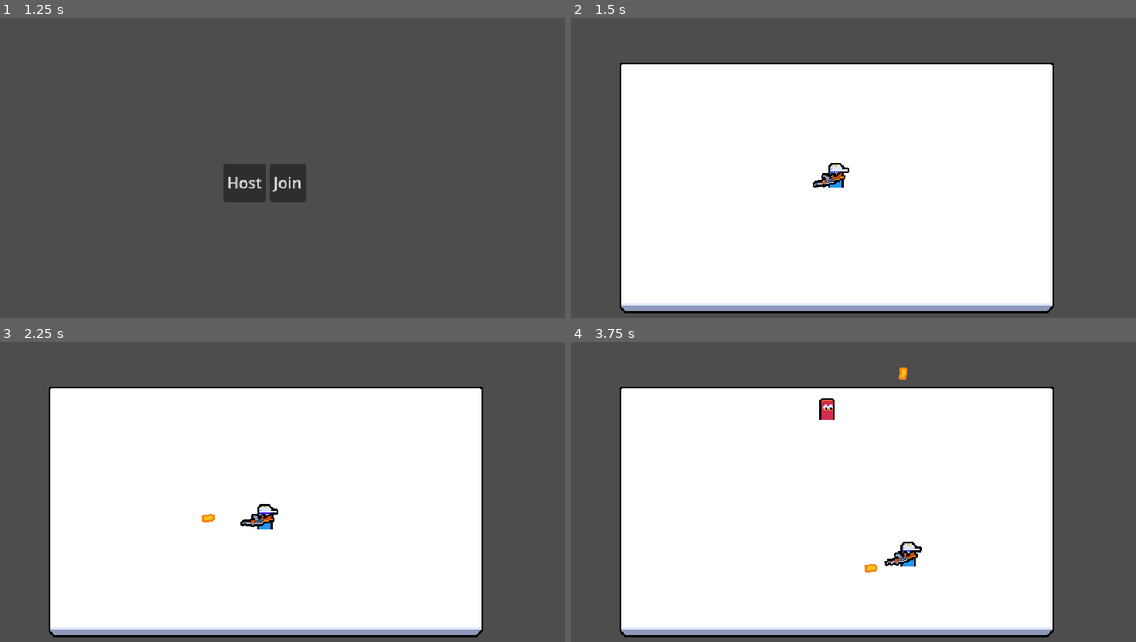
Above: before the commit, frames 1-4 (two rows, left to right).
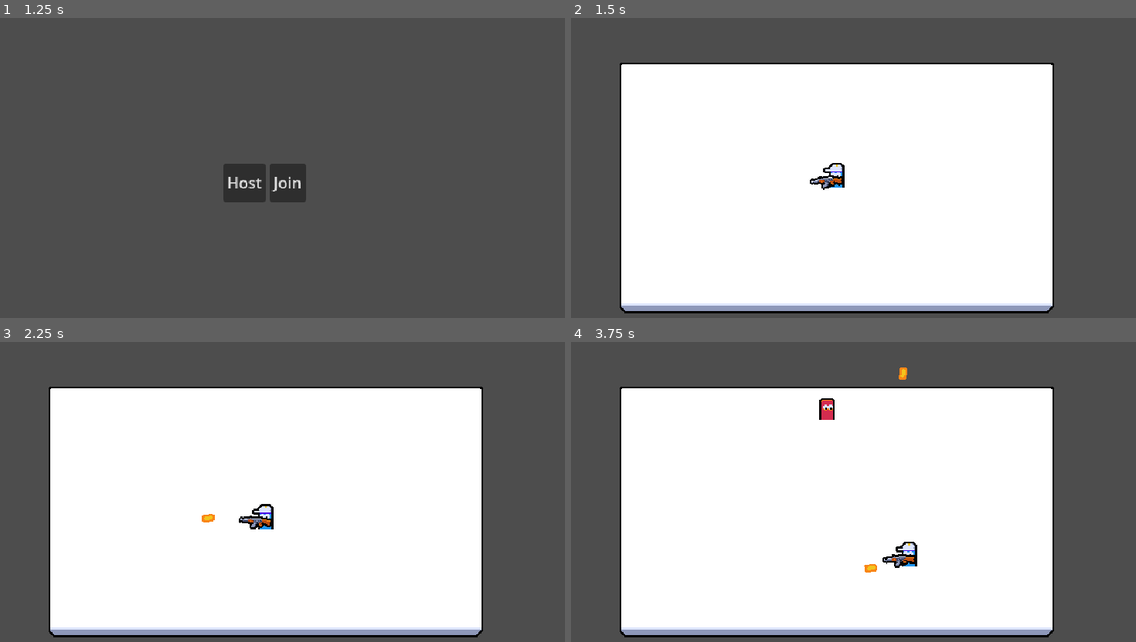
Above: after the commit, the same moments.

Repository: bartoszcholewa/2d-multiplayer-course
Game: Godot game, scene res://ui/main_menu/main_menu.tscn
Two runs of this game, one before a commit and one after it. Both use one fixed random seed, a clock stepped at 60 frames per second and the inputs below.
Inputs (mouse positions are in pixels of both pictures, inside the frame that each line leads up to):
- Up to frame 1 (1.25 s): tap Enter at 0.5 s; move the mouse to (401, 165) at 0.52 s; press the mouse at (401, 165) at 0.53 s; hold D (move_right) from 0.53 s (still down)
- Up to frame 2 (1.5 s): release D (move_right) at 1.25 s; release the mouse at (972, 165) at 1.25 s; click "Host" at 1.25 s
- Up to frame 3 (2.25 s): tap Space at 2 s; move the mouse to (141, 525) at 2.02 s; hold S (move_down) from 2.03 s (still down); click (141, 525) at 2.1 s
- Up to frame 4 (3.75 s): move the mouse to (898, 432) at 2.77 s; release S (move_down) at 2.78 s; press the mouse at (898, 432) at 2.78 s; hold D (move_right) 2.78-3.53 s; move the mouse to (808, 576) at 3.52 s; release the mouse at (808, 576) at 3.53 s; hold W (move_up) from 3.53 s (still down); click (808, 576) at 3.6 s

Frame 1 is identical in both runs. In frame 2, 0.3% of the frame differs, in the area x 42-50%, y 48-58%; in frame 3, 0.2%; in frame 4, 0.3%.

Commit message:
Lesson 29 - Rotation and Flipping player

Diff:
--- a/entities/player/player.gd
+++ b/entities/player/player.gd
@@ -2,9 +2,10 @@
 extends CharacterBody2D
 
 @onready var player_input_synchronizer_component: PlayerInputSynchronizerComponent = $PlayerInputSynchronizerComponent
-@onready var weapon_root: Node2D = $WeaponRoot
+@onready var weapon_root: Node2D = $Visuals/WeaponRoot
 @onready var fire_rate_timer: Timer = $FireRateTimer
 @onready var health_component: HealthComponent = $HealthComponent
+@onready var visuals: Node2D = $Visuals
 
 const BULLET_SCENE: PackedScene = preload("uid://ci3xnymrb32hv")
 
@@ -18,9 +19,7 @@
 
 
 func _process(_delta: float) -> void:
-	# Rotate and point weapon at mouse position (aim_vector)
-	var aim_position: Vector2 = weapon_root.global_position + player_input_synchronizer_component.aim_vector
-	weapon_root.look_at(aim_position)
+	update_aim_position()
 
 	# Move players only from the server
 	if is_multiplayer_authority():
@@ -28,6 +27,16 @@
 		move_and_slide()
 		if player_input_synchronizer_component.is_attack_pressed:
 			try_create_bullet()
+
+func update_aim_position() -> void:
+	# Rotate and point weapon at mouse position (aim_vector)
+	var aim_vector: Vector2 = player_input_synchronizer_component.aim_vector
+	var aim_position: Vector2 = weapon_root.global_position + aim_vector
+
+	# Flip sprite based on direction
+	visuals.scale = Vector2.ONE if aim_vector.x >= 0 else Vector2(-1, 1)
+
+	weapon_root.look_at(aim_position)
 
 
 func try_create_bullet() -> void:
--- a/entities/player/player.tscn
+++ b/entities/player/player.tscn
@@ -23,7 +23,7 @@
 script = ExtResource("1_symyc")
 
 [node name="PlayerInputSynchronizerComponent" parent="." node_paths=PackedStringArray("aim_root") instance=ExtResource("2_abrql")]
-aim_root = NodePath("../WeaponRoot")
+aim_root = NodePath("../Visuals/WeaponRoot")
 
 [node name="MultiplayerSynchronizer" type="MultiplayerSynchronizer" parent="."]
 replication_config = SubResource("SceneReplicationConfig_abrql")
@@ -35,19 +35,21 @@
 wait_time = 0.25
 one_shot = true
 
-[node name="Sprite2D" type="Sprite2D" parent="."]
+[node name="Visuals" type="Node2D" parent="."]
+
+[node name="Sprite2D" type="Sprite2D" parent="Visuals"]
 texture = ExtResource("3_sglur")
 centered = false
-offset = Vector2(-9, -26)
+offset = Vector2(-8, -26)
 
-[node name="WeaponRoot" type="Node2D" parent="."]
+[node name="WeaponRoot" type="Node2D" parent="Visuals"]
 position = Vector2(0, -9)
 
-[node name="Sprite2D" type="Sprite2D" parent="WeaponRoot"]
+[node name="Sprite2D" type="Sprite2D" parent="Visuals/WeaponRoot"]
 position = Vector2(6, 0)
 texture = ExtResource("4_bls4j")
 centered = false
-offset = Vector2(-15, -6)
+offset = Vector2(-13, -6)
 
 [node name="CollisionShape2D" type="CollisionShape2D" parent="."]
 visible = false
@@ -55,6 +57,7 @@
 shape = SubResource("CircleShape2D_sfv1e")
 
 [node name="HurtboxComponent" parent="." node_paths=PackedStringArray("health_component") instance=ExtResource("6_8fjmc")]
+visible = false
 position = Vector2(0, -11)
 collision_mask = 4
 health_component = NodePath("../HealthComponent")
